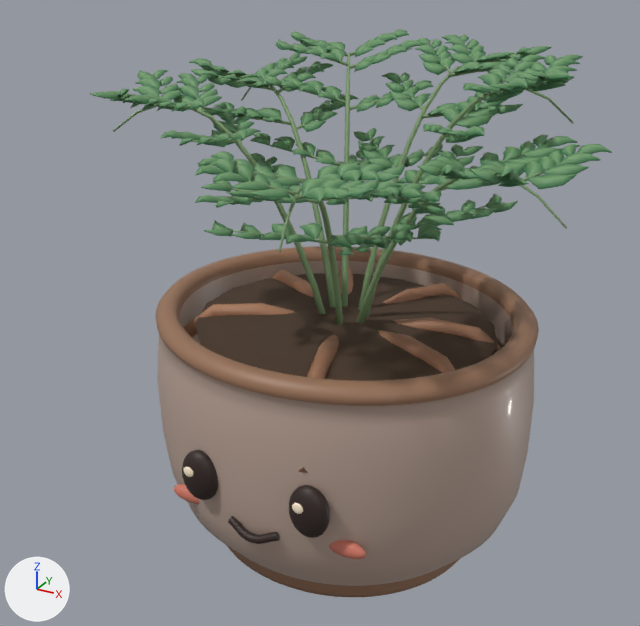
Renders of the Blender file assets/characters/rabbits-foot-fern/source/rabbits-foot-fern.blend from each side of a commit.
One viewpoint serves both versions: a 50 mm camera at (1.55, -3.03, 2.61) aimed at (-0.13, 0.02, 1.08). The lights are fixed; the arrows at lower left show +X, +Y and +Z. The first picture is the older version.

The older version as bpy lines, for what is in view:
```python
ob_rabbit_s_foot_lace_and_exposed_rhizomes = bpy.data.objects.new("Rabbit's foot lace and exposed rhizomes", me_rabbit_s_foot_lace_and_exposed_rhizomes)
ob_rabbit_s_foot_lace_and_exposed_rhizomes.parent = ob_foliage_sway
ob_rabbit_s_foot_lace_and_exposed_rhizomes.location = (0.0, 0.0, 0.0)
ob_soil = bpy.data.objects.new('Soil', me_sphere)
ob_soil.parent = ob_rabbit_s_foot_fern
ob_soil.location = (0.0, 0.0, 1.055)
ob_soil.scale = (0.65, 0.59, 0.055)
ob_wheel_thrown_ceramic = bpy.data.objects.new('Wheel-thrown ceramic', me_wheel_thrown_ceramic)
ob_wheel_thrown_ceramic.parent = ob_rabbit_s_foot_fern
ob_wheel_thrown_ceramic.location = (0.0, 0.0, 0.0)
# also in view: 'Eye.001' at (0.24, -0.73, 0.66); 'Eye' at (-0.24, -0.73, 0.66)
```
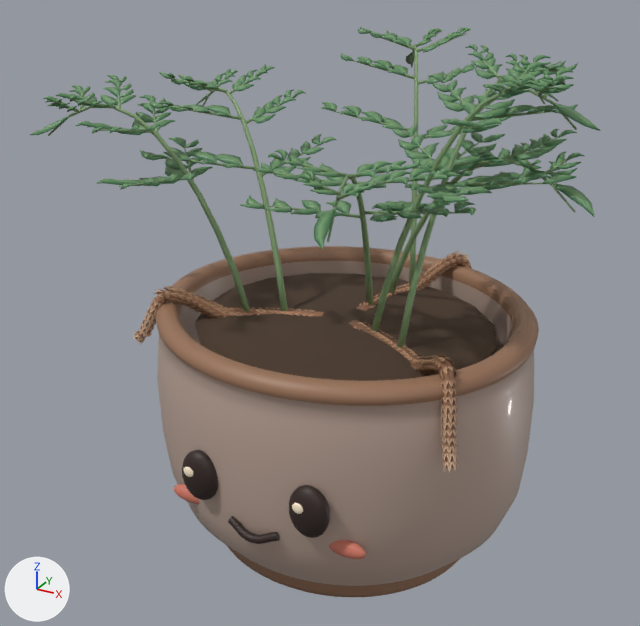
Location of each change, (x1, y1, x2, y2) in pixels of the pictures (640 x 626 px):
"Rabbit's foot lace and exposed rhizomes", deleted (green): before (89, 30, 612, 473)
'Davallia dissected fronds and attached stipes', added (green): after (30, 27, 600, 348)
'Davallia creeping stems and papery scales', added: after (133, 251, 472, 473)

The change, as a list of edits to the scene's bpy script:
```text
Add mat_davallia_creeping_stems_and_papery_scales_pigments:
    mat_davallia_creeping_stems_and_papery_scales_pigments = bpy.data.materials.new('Davallia creeping stems and papery scales pigments')
    mat_davallia_creeping_stems_and_papery_scales_pigments.use_nodes = True; mat_davallia_creeping_stems_and_papery_scales_pigments.node_tree.nodes.clear()
    _N = mat_davallia_creeping_stems_and_papery_scales_pigments.node_tree.nodes; _L = mat_davallia_creeping_stems_and_papery_scales_pigments.node_tree.links
    n0 = _N.new('ShaderNodeBsdfPrincipled'); n0.name = 'Principled BSDF'
    n0.inputs[2].default_value = 0.78  # 'Roughness'
    n0.inputs[19].default_value = 0.135  # 'Coat Weight'
    n1 = _N.new('ShaderNodeOutputMaterial'); n1.name = 'Material Output'
    n2 = _N.new('ShaderNodeVertexColor'); n2.name = 'Color Attribute'
    n2.layer_name = 'Botanical pigments'
    _L.new(n0.outputs[0], n1.inputs[0])  # 'BSDF' to 'Surface'
    _L.new(n2.outputs[0], n0.inputs[0])  # 'Color' to 'Base Color'
Add mat_davallia_dissected_fronds_and_attached_stipes_pigments:
    mat_davallia_dissected_fronds_and_attached_stipes_pigments = bpy.data.materials.new('Davallia dissected fronds and attached stipes pigments')
    mat_davallia_dissected_fronds_and_attached_stipes_pigments.use_nodes = True; mat_davallia_dissected_fronds_and_attached_stipes_pigments.node_tree.nodes.clear()
    _N = mat_davallia_dissected_fronds_and_attached_stipes_pigments.node_tree.nodes; _L = mat_davallia_dissected_fronds_and_attached_stipes_pigments.node_tree.links
    n0 = _N.new('ShaderNodeBsdfPrincipled'); n0.name = 'Principled BSDF'
    n0.inputs[2].default_value = 0.47  # 'Roughness'
    n0.inputs[19].default_value = 0.135  # 'Coat Weight'
    n1 = _N.new('ShaderNodeOutputMaterial'); n1.name = 'Material Output'
    n2 = _N.new('ShaderNodeVertexColor'); n2.name = 'Color Attribute'
    n2.layer_name = 'Botanical pigments'
    _L.new(n0.outputs[0], n1.inputs[0])  # 'BSDF' to 'Surface'
    _L.new(n2.outputs[0], n0.inputs[0])  # 'Color' to 'Base Color'
Remove ob_rabbit_s_foot_lace_and_exposed_rhizomes:
    ob_rabbit_s_foot_lace_and_exposed_rhizomes = bpy.data.objects.new("Rabbit's foot lace and exposed rhizomes", me_rabbit_s_foot_lace_and_exposed_rhizomes)
Add ob_davallia_creeping_stems_and_papery_scales:
    ob_davallia_creeping_stems_and_papery_scales = bpy.data.objects.new('Davallia creeping stems and papery scales', me_davallia_creeping_stems_and_papery_scales)  # 4596 vertices, 3828 faces; spans x -0.782..0.715, y -0.55..0.78, z -0.222..0.157
    ob_davallia_creeping_stems_and_papery_scales.parent = ob_foliage_sway
    ob_davallia_creeping_stems_and_papery_scales.location = (0.0, 0.0, 0.0)
Add ob_davallia_dissected_fronds_and_attached_stipes:
    ob_davallia_dissected_fronds_and_attached_stipes = bpy.data.objects.new('Davallia dissected fronds and attached stipes', me_davallia_dissected_fronds_and_attached_stipes)  # 15414 vertices, 17388 faces; spans x -1.19..0.97, y -0.78..1.14, z 0.02..1.1
    ob_davallia_dissected_fronds_and_attached_stipes.parent = ob_foliage_sway
    ob_davallia_dissected_fronds_and_attached_stipes.location = (0.0, 0.0, 0.0)
```
